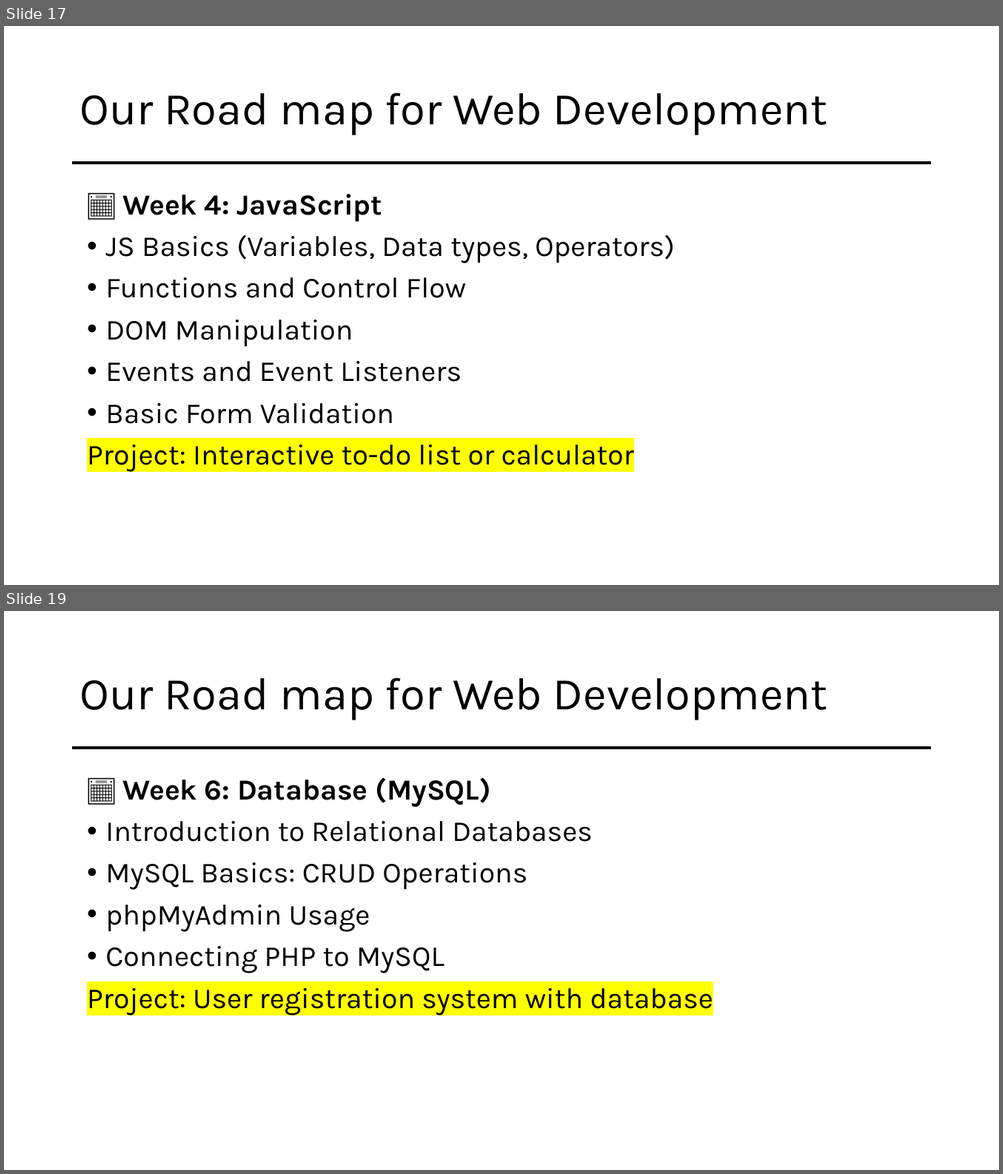
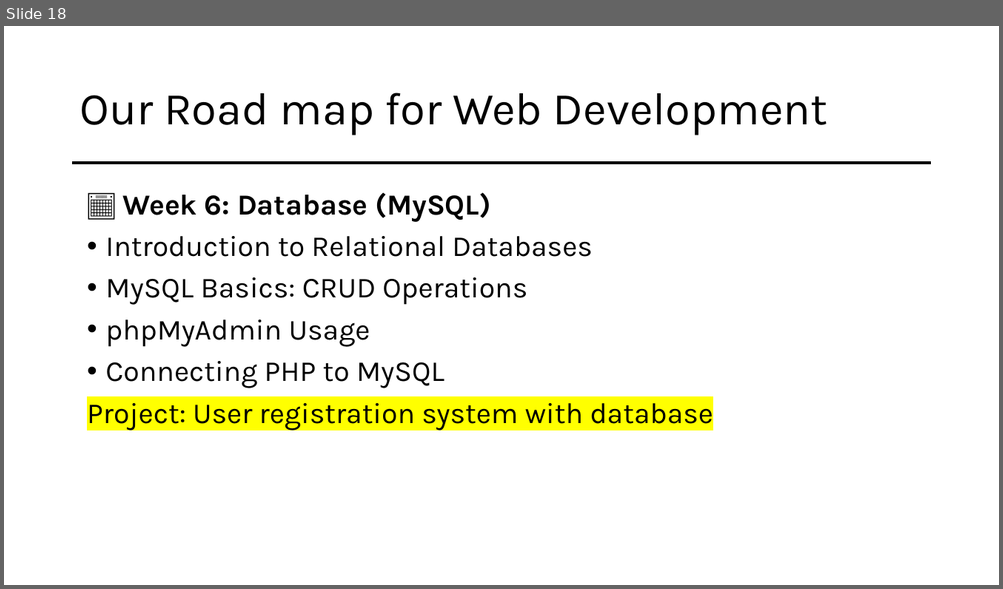
Before and after one commit to mahadi-21/Web-Development, a slide deck: Web Development.pptx. Shown one above the other, each under a label of ours: slides 17 and 19 before the commit, slide 18 after it; the slides between them are not shown. The pictures are 1003x1174 and 1003x589 pixels, drawn with LibreOffice and Linux fonts; fonts in the diff are those of the drawing. Boxes give left, top, right and bottom in pixels: in the first picture for what was removed or moved away, otherwise in the second. Text is boxed around its words. In the diff, an @@ line names an element or a change of style, - is before the commit and + after.

```diff
--- a/Web Development.pptx
+++ b/Web Development.pptx
@@ slide 17 removed at <box>4,26,999,585</box>, background #FFFFFF @@
@@ title removed at <box>79,93,828,136</box> @@
-Our Road map for Web Development
@@ line removed from (73, 163) to (930, 163) @@
@@ text removed at <box>87,194,674,472</box> @@
-📅 Week 4: JavaScript
-• JS Basics (Variables, Data types, Operators)
-• Functions and Control Flow
-• DOM Manipulation
-• Events and Event Listeners
-• Basic Form Validation
-Project: Interactive to-do list or calculator
@@ what was slide 19 is now slide 18 @@
```
Also in this commit, not shown: 4 slides changed, 1 other file.
